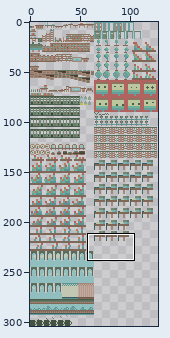
Sprite sheet, stored at materials/title-map/title-map.png. Above, an overview of the earlier version with the close-up marked.
Close-up. As it was:
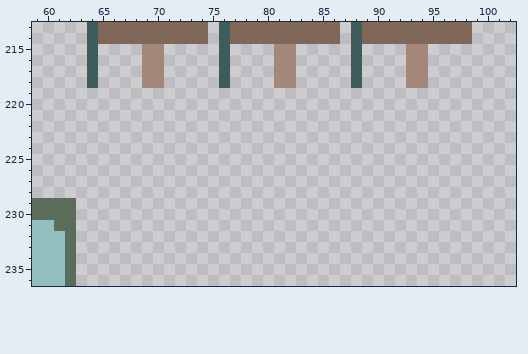
The file is 128x304 pixels. Colours within 5 levels of each other are drawn and written as one. Shown: x 59..102, y 213..236.
After:
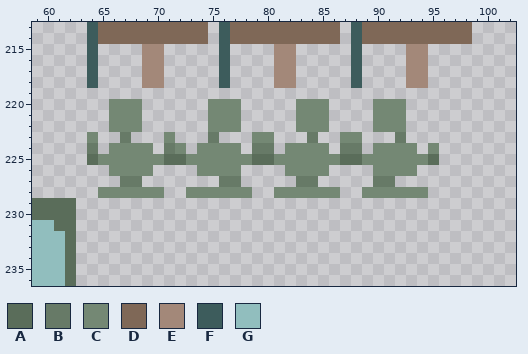
Palette (. is transparent): A #5a6d5a  B #677a67  C #748874  D #7f6857  E #a38879  F #3d5c5c  G #91bebe
Change:
y 220..222: x 66..68 ... -> CCC; x 75..77 ... -> CCC; x 83..85 ... -> CCC; x 90..92 ... -> CCC
y 223: x 64 . -> C; x 67 . -> B; x 71 . -> C; x 75 . -> B; x 79..80 .. -> CC; x 84 . -> B; x 87..88 .. -> CC; x 92 . -> B
y 224: x 64 . -> B; x 66..69 .... -> CCCC; x 71..72 .. -> BC; x 74..77 .... -> CCCC; x 79..80 .. -> BB; x 82..85 .... -> CCCC; x 87..88 .. -> BB; x 90..93 .... -> CCCC; x 95 . -> C
y 225: x 64..95 ................................ -> ACCCCCCAACCCCCCAACCCCCCAACCCCCCA
y 226: x 66..69 .... -> CCCC; x 74..77 .... -> CCCC; x 82..85 .... -> CCCC; x 90..93 .... -> CCCC
y 227: x 67..68 .. -> BB; x 76..77 .. -> BB; x 83..84 .. -> BB; x 90..91 .. -> BB
y 228: x 65..70 ...... -> CCCCCC; x 73..78 ...... -> CCCCCC; x 81..86 ...... -> CCCCCC; x 89..94 ...... -> CCCCCC
